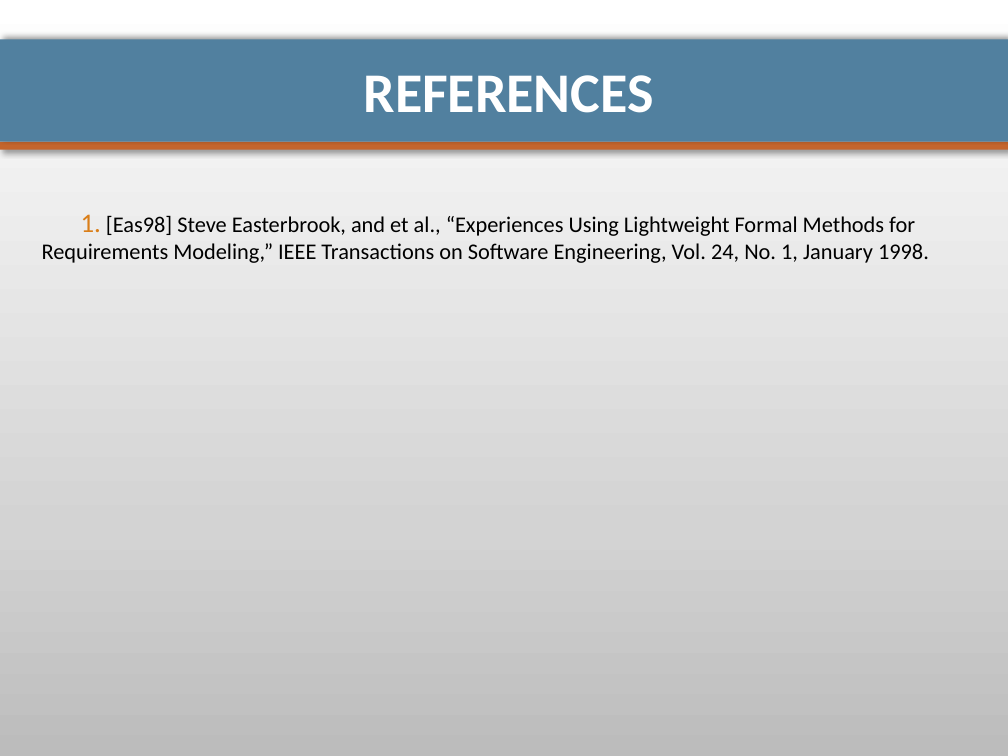
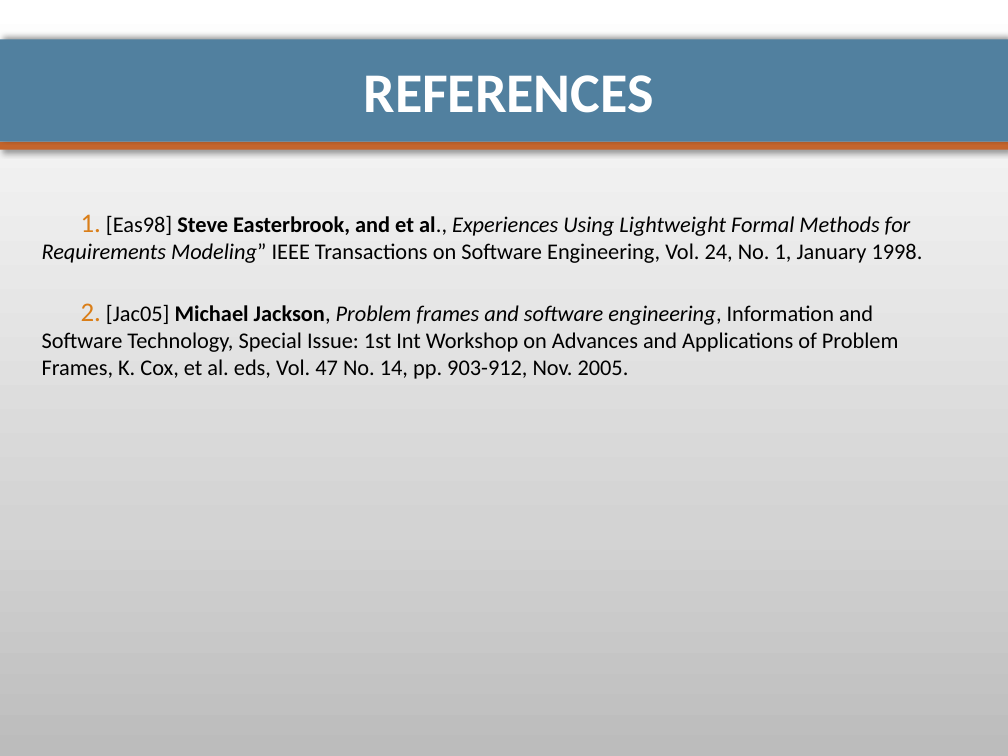
Before and after one commit to pierrealauzet/euroteam, a slide deck: slide 21 of Project 1/Part 2/CS554_EuroTeam_Problem_Frames.pptx (slide 20 before the commit). Drawn at 1008x756 pixels with LibreOffice and Linux fonts; fonts in the diff are those of the drawing. Boxes give left, top, right and bottom in pixels: in the first picture for what was removed or moved away, otherwise in the second. Text is boxed around its words. In the diff, an @@ line names an element or a change of style, - is before the commit and + after.

```diff
--- a/Project 1/Part 2/CS554_EuroTeam_Problem_Frames.pptx
+++ b/Project 1/Part 2/CS554_EuroTeam_Problem_Frames.pptx
@@ text at <box>42,215,923,379</box>: text changed @@
-1. [Eas98] Steve Easterbrook, and et al., “Experiences Using Lightweight Formal Methods for Requirements Modeling,” IEEE Transactions on Software Engineering, Vol. 24, No. 1, January 1998.
+1. [Eas98] Steve Easterbrook, and et al., Experiences Using Lightweight Formal Methods for Requirements Modeling” IEEE Transactions on Software Engineering, Vol. 24, No. 1, January 1998.
+2. [Jac05] Michael Jackson, Problem frames and software engineering, Information and Software Technology, Special Issue: 1st Int Workshop on Advances and Applications of Problem Frames, K. Cox, et al. eds, Vol. 47 No. 14, pp. 903-912, Nov. 2005.
```
Also in this commit, not shown: 10 other slides changed, 3 slides added, 2 slides removed.
